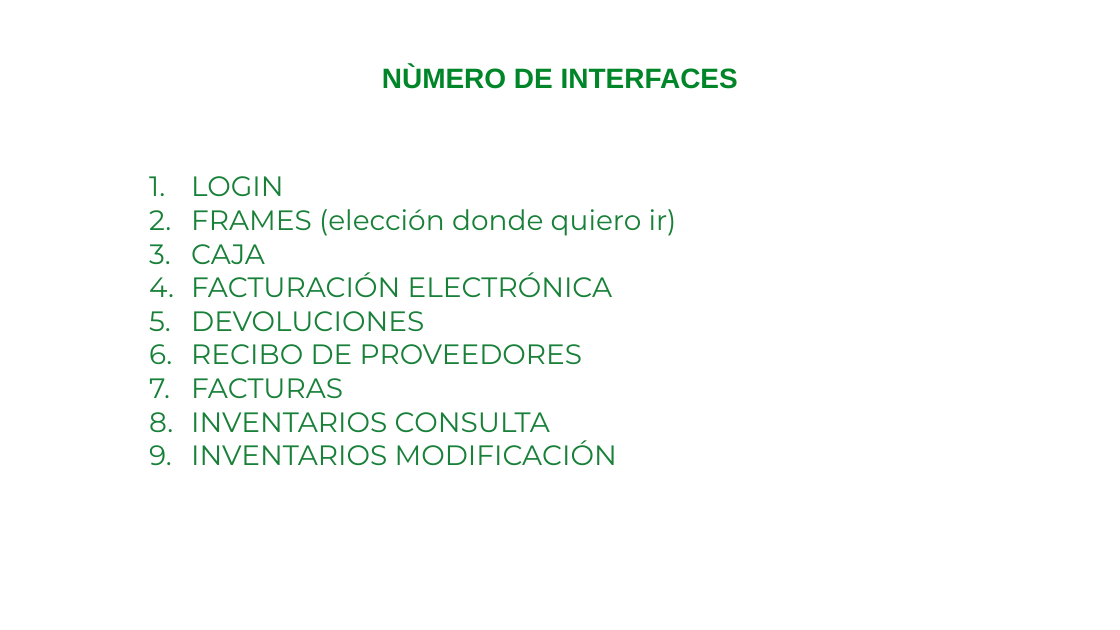
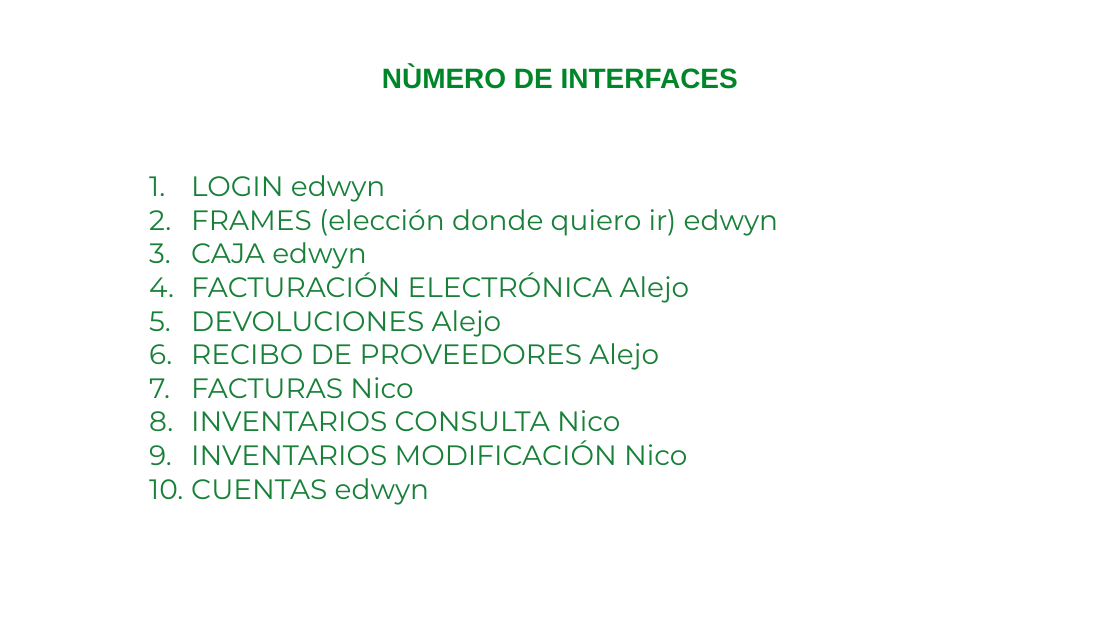
Before and after one commit to edwynacosta/PALMA-WEB, a slide deck: slide 2 of Listas de Interfaces PALMA Software.pptx. Drawn at 1120x630 pixels with LibreOffice and Linux fonts; fonts in the diff are those of the drawing. Boxes give left, top, right and bottom in pixels: in the first picture for what was removed or moved away, otherwise in the second. Text is boxed around its words. In the diff, an @@ line names an element or a change of style, - is before the commit and + after.

Commit message:
División de interfaces
1. LOGIN edwyn
2. FRAMES (elección donde quiero ir) edwyn
3. CAJA edwyn
10. CUENTAS edwyn

```diff
--- a/Listas de Interfaces PALMA Software.pptx
+++ b/Listas de Interfaces PALMA Software.pptx
@@ text at <box>191,175,778,505</box>: text changed @@
-1. LOGIN
-2. FRAMES (elección donde quiero ir)
-3. CAJA
-4. FACTURACIÓN ELECTRÓNICA
-5. DEVOLUCIONES
-6. RECIBO DE PROVEEDORES
-7. FACTURAS
-8. INVENTARIOS CONSULTA
-9. INVENTARIOS MODIFICACIÓN
+1. LOGIN edwyn
+2. FRAMES (elección donde quiero ir) edwyn
+3. CAJA edwyn
+4. FACTURACIÓN ELECTRÓNICA Alejo
+5. DEVOLUCIONES Alejo
+6. RECIBO DE PROVEEDORES Alejo
+7. FACTURAS Nico
+8. INVENTARIOS CONSULTA Nico
+9. INVENTARIOS MODIFICACIÓN Nico
+10. CUENTAS edwyn
```
Also in this commit, not shown: 3 other slides changed, 7 slides added.
